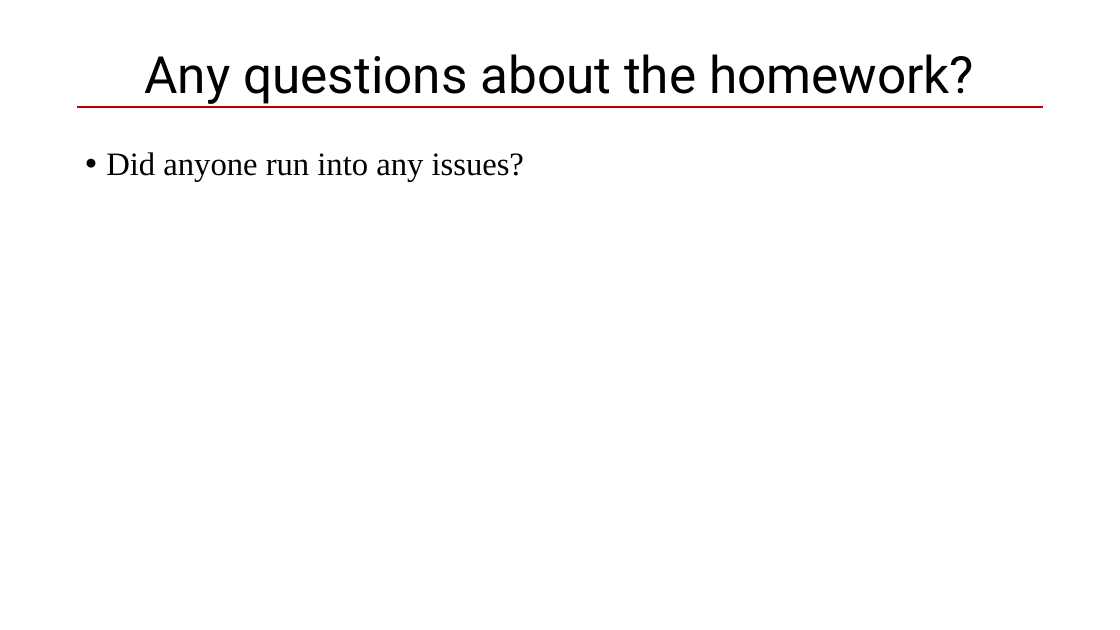
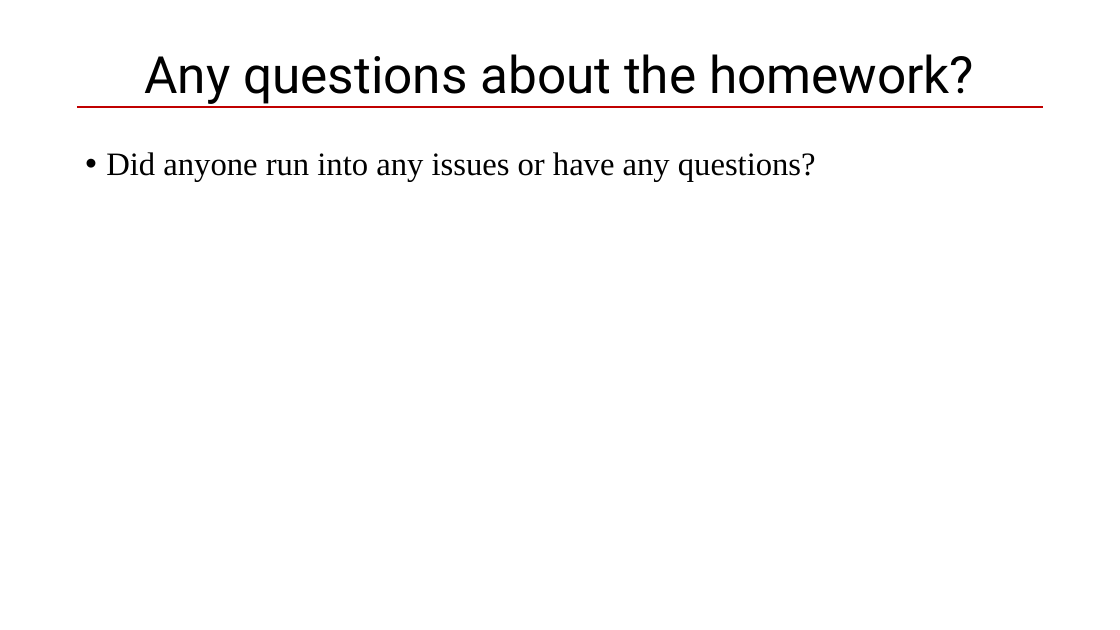
Before and after one commit to taylor-hill23/summer-ri-workshop-quarto, a slide deck: slide 2 of materials/class-slide-day3-powerpoint.pptx. Drawn at 1120x630 pixels with LibreOffice and Linux fonts; fonts in the diff are those of the drawing. Boxes give left, top, right and bottom in pixels: in the first picture for what was removed or moved away, otherwise in the second. Text is boxed around its words. In the diff, an @@ line names an element or a change of style, - is before the commit and + after.

```diff
--- a/materials/class-slide-day3-powerpoint.pptx
+++ b/materials/class-slide-day3-powerpoint.pptx
@@ text at <box>106,152,816,182</box>: text changed @@
-• Did anyone run into any issues?
+• Did anyone run into any issues or have any questions?
```
Also in this commit, not shown: 3 other slides changed, 7 slides added.
